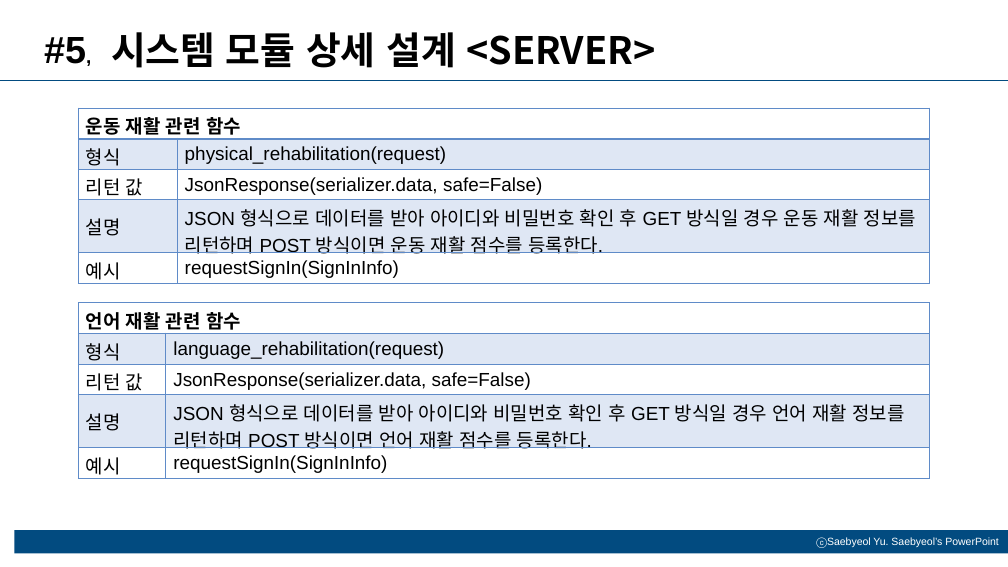
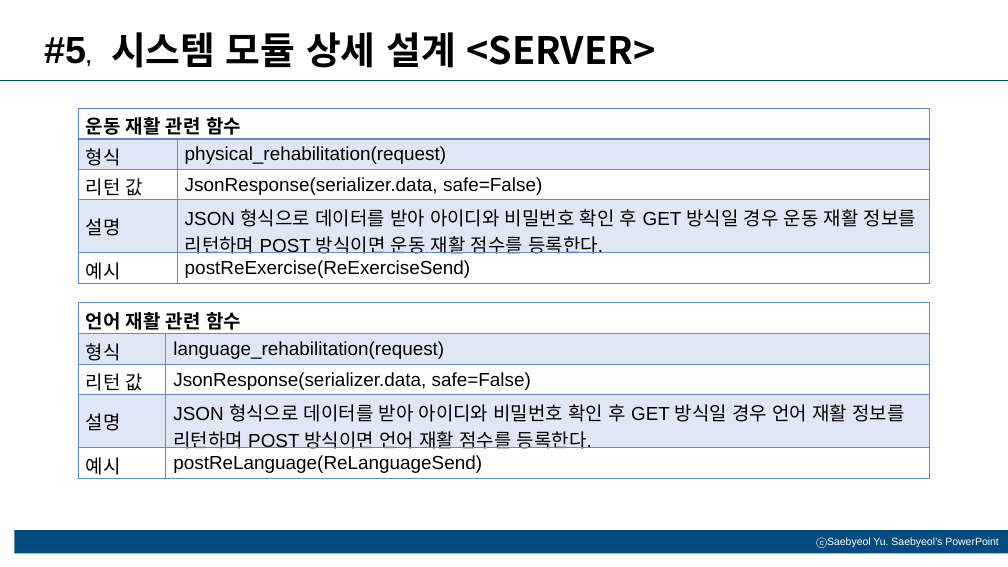
Before and after one commit to kpuce2022CD/Zinzara, a slide deck: slide 19 of document/Zinzara_종합설계_설계서(2차).pptx. Drawn at 1008x567 pixels with LibreOffice and Linux fonts; fonts in the diff are those of the drawing. Boxes give left, top, right and bottom in pixels: in the first picture for what was removed or moved away, otherwise in the second. Text is boxed around its words. In the diff, an @@ line names an element or a change of style, - is before the commit and + after.

```diff
--- a/document/Zinzara_종합설계_설계서(2차).pptx
+++ b/document/Zinzara_종합설계_설계서(2차).pptx
@@ table at (79, 108, 930, 288) @@
-row 5, column 2: requestSignIn(SignInInfo)
+row 5, column 2: postReExercise(ReExerciseSend)
@@ table at (79, 303, 931, 483) @@
-row 5, column 2: requestSignIn(SignInInfo)
+row 5, column 2: postReLanguage(ReLanguageSend)
```
Also in this commit, not shown: 4 other slides changed.
